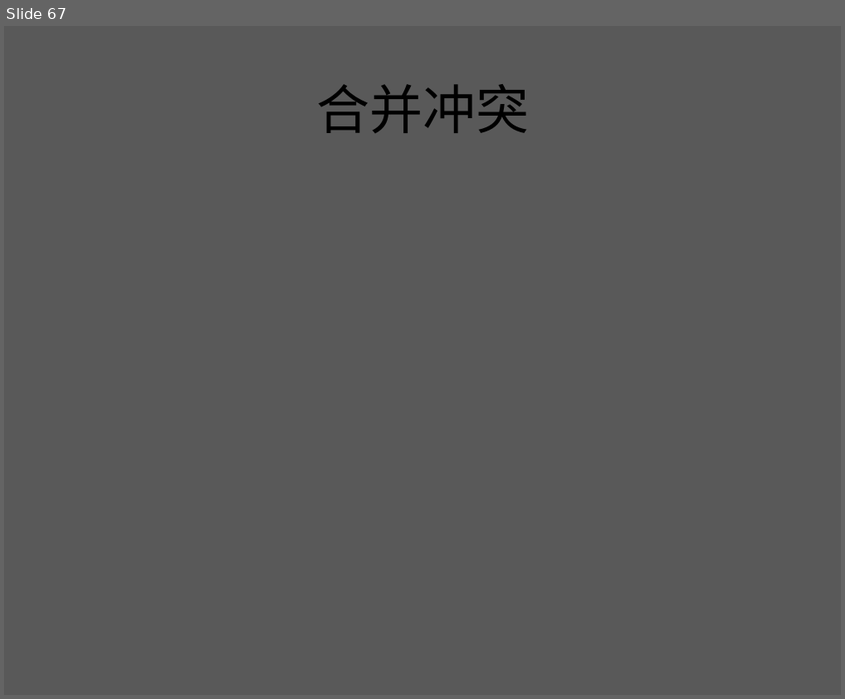
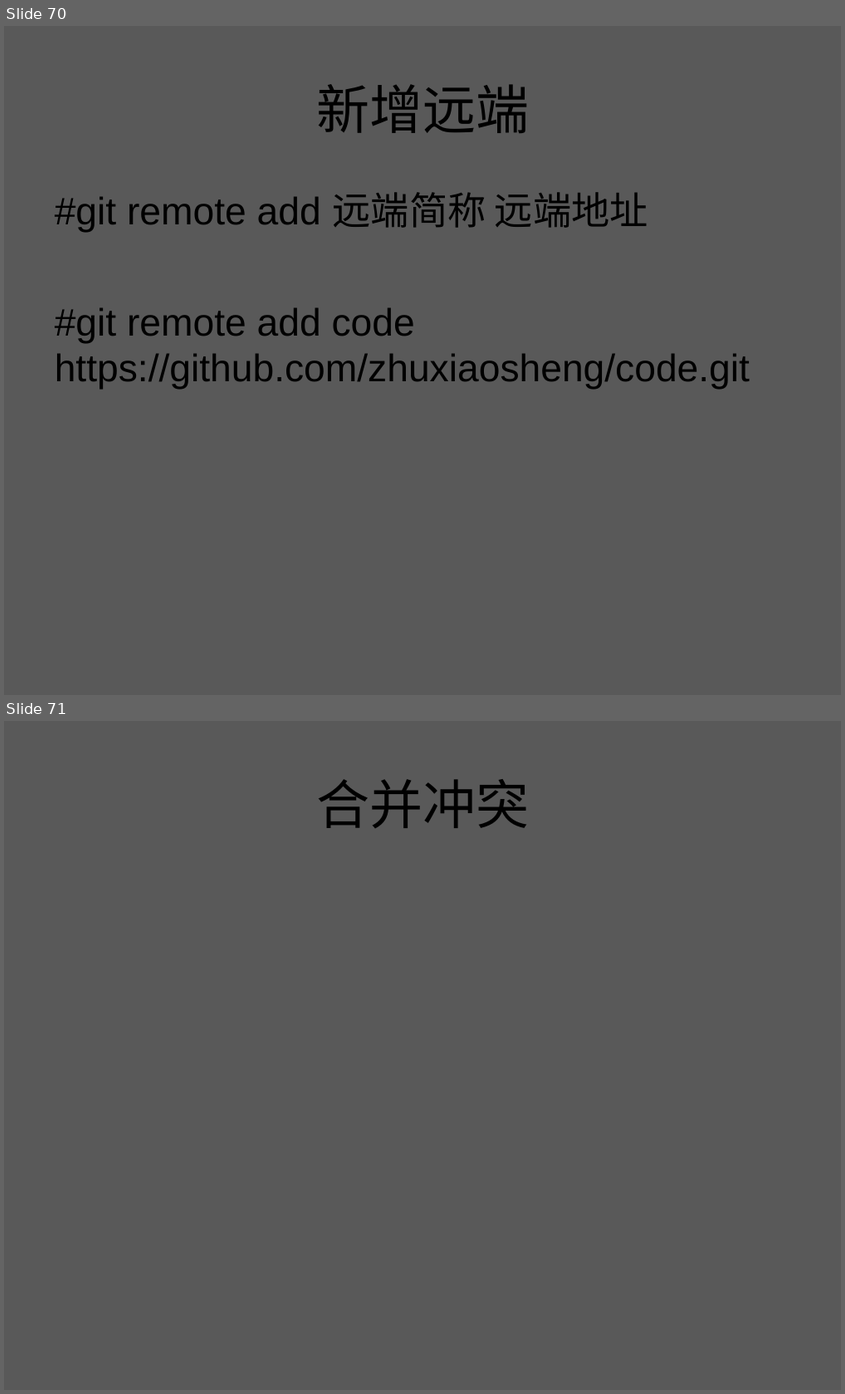
Before and after one commit to zhuxiaosheng/code, a slide deck: git.ppt. Shown one above the other, each under a label of ours: slide 67 before the commit, slides 70 and 71 after it. The pictures are 845x699 and 845x1394 pixels, drawn with LibreOffice and Linux fonts; fonts in the diff are those of the drawing; background and template pictures are left out. Boxes give left, top, right and bottom in pixels: in the first picture for what was removed or moved away, otherwise in the second. Text is boxed around its words. In the diff, an @@ line names an element or a change of style, - is before the commit and + after.

```diff
--- a/git.ppt
+++ b/git.ppt
@@ slide 70 added at box(4, 26, 841, 695), background picture (left out) @@
@@ title added at box(316, 84, 529, 133), 36 pt, text #000000 @@
+新增远端
@@ text added at box(55, 192, 749, 390), 26 pt, text #000000 @@
+#git remote add 远端简称 远端地址
+#git remote add code https://github.com/zhuxiaosheng/code.git
@@ what was slide 67 is now slide 71 @@
```
Also in this commit, not shown: 3 slides changed, 6 other slides added, 1 slide removed.
